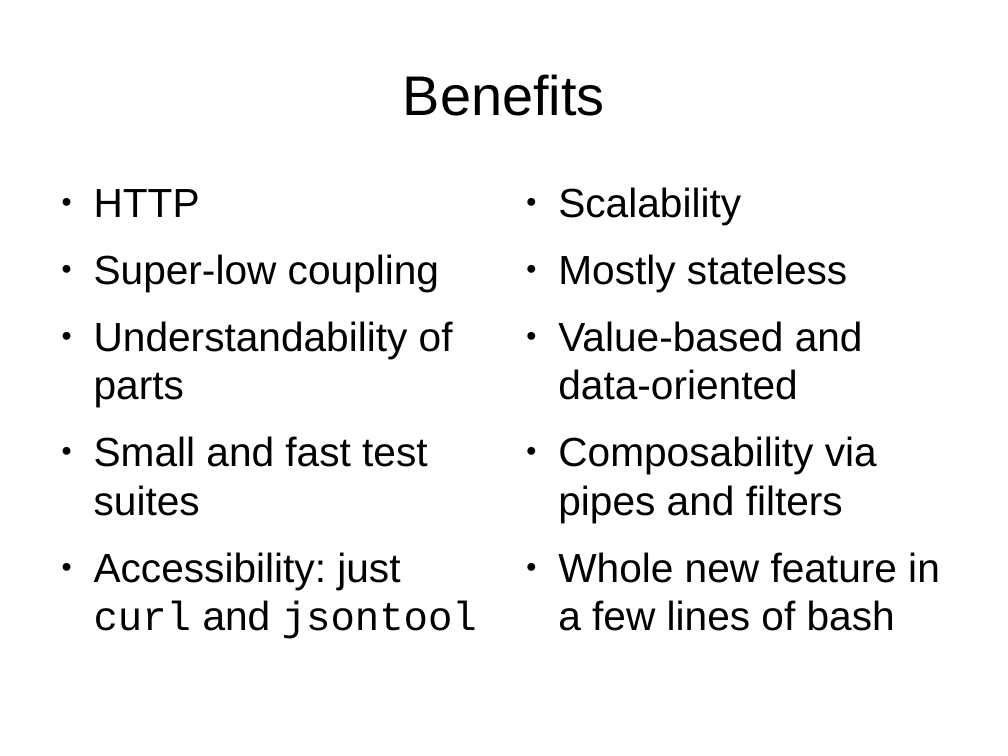
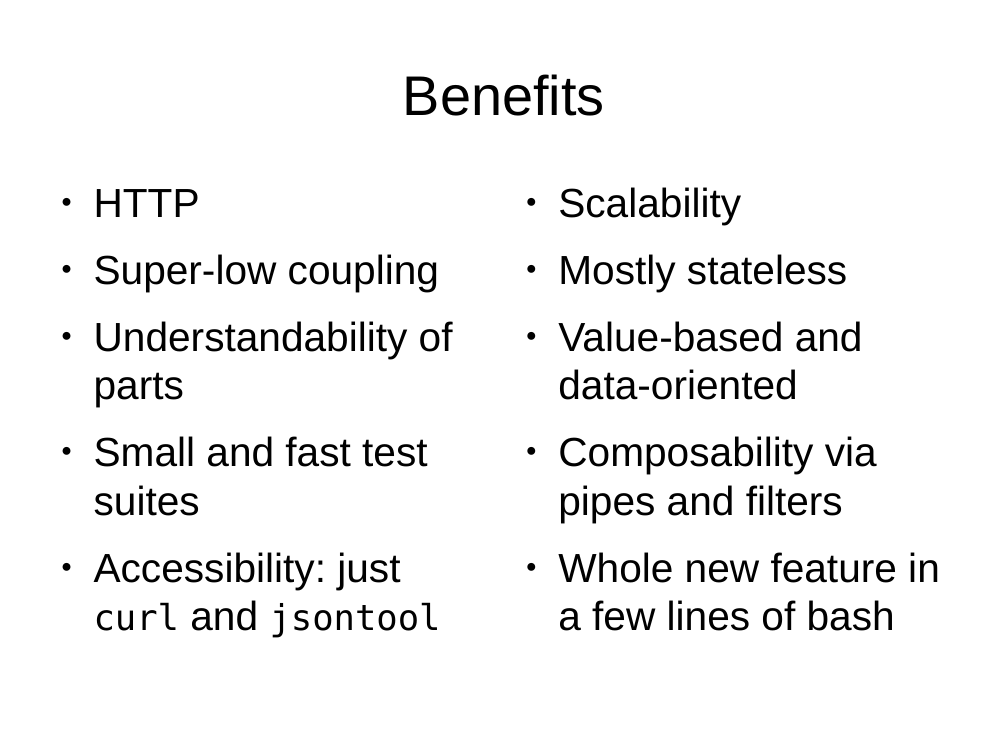
Before and after one commit to ikr/json-schema-for-http-apis, a slide deck: slide 7 of slides.odp (slide 6 before the commit). Drawn at 1008x756 pixels with LibreOffice and Linux fonts; fonts in the diff are those of the drawing. Boxes give left, top, right and bottom in pixels: in the first picture for what was removed or moved away, otherwise in the second. Text is boxed around its words. In the diff, an @@ line names an element or a change of style, - is before the commit and + after.

```diff
--- a/slides.odp
+++ b/slides.odp
@@ text at [94,552,441,638]: size 32 to 28 pt, font Courier New to DejaVu Sans Mono in "curl jsontool" @@
```
Also in this commit, not shown: 3 other slides changed, 1 slide added.
